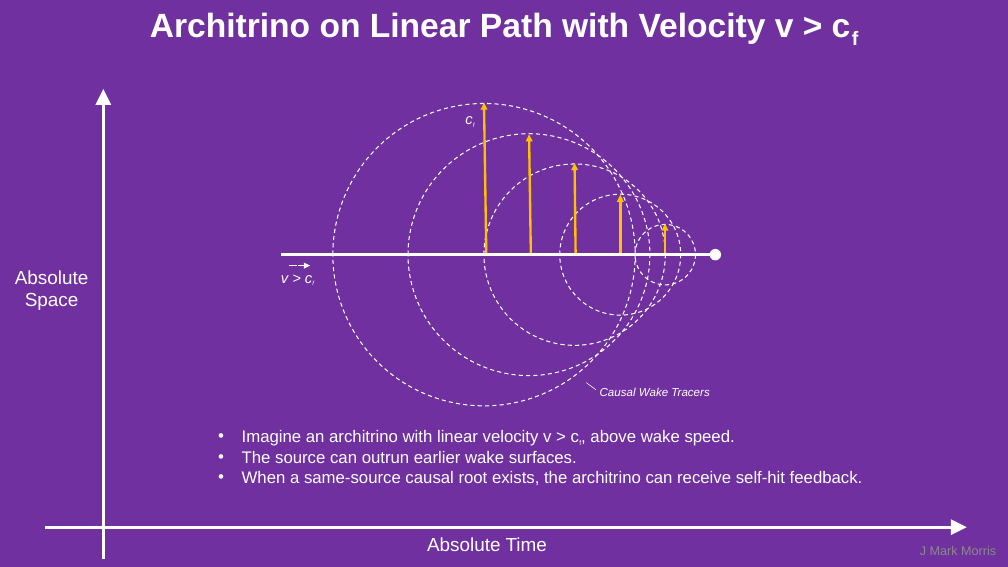
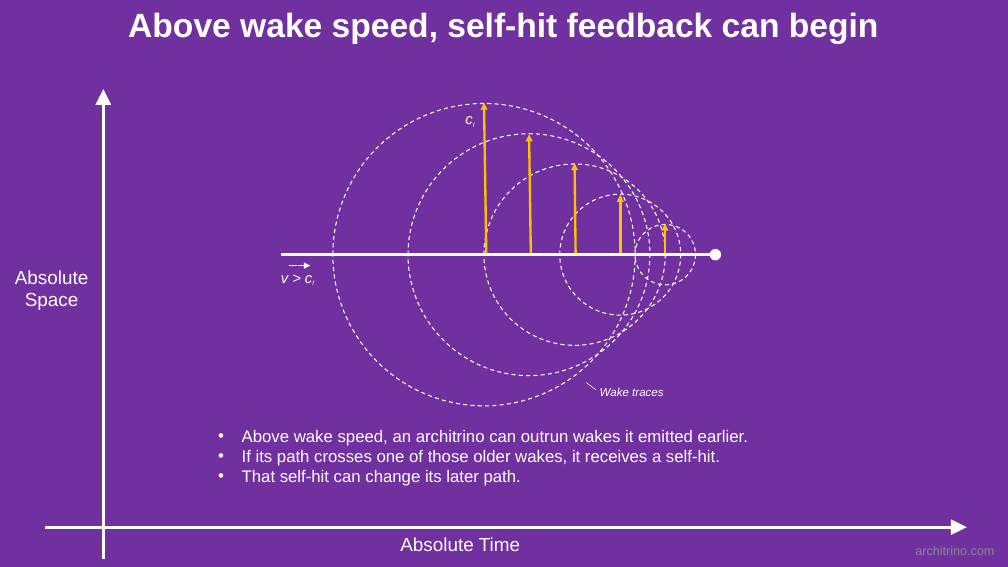
Before and after one commit to jmarkmorris/architrino, a slide deck: slide 7 of reference/archie/presentations/NPQG Fundamentals - Paths.pptx. Drawn at 1008x567 pixels with LibreOffice and Linux fonts; fonts in the diff are those of the drawing. Boxes give left, top, right and bottom in pixels: in the first picture for what was removed or moved away, otherwise in the second. Text is boxed around its words. In the diff, an @@ line names an element or a change of style, - is before the commit and + after.

```diff
--- a/reference/archie/presentations/NPQG Fundamentals - Paths.pptx
+++ b/reference/archie/presentations/NPQG Fundamentals - Paths.pptx
@@ text at bbox=[128, 12, 878, 44]: text changed @@
-Architrino on Linear Path with Velocity v > cf
+Above wake speed, self-hit feedback can begin
@@ text at bbox=[600, 387, 663, 396]: text changed @@
-Causal Wake Tracers
+Wake traces
@@ text at bbox=[242, 430, 748, 486]: text changed @@
-• Imagine an architrino with linear velocity v > cf, above wake speed.
-• The source can outrun earlier wake surfaces.
-• When a same-source causal root exists, the architrino can receive self-hit feedback.
+• Above wake speed, an architrino can outrun wakes it emitted earlier.
+• If its path crosses one of those older wakes, it receives a self-hit.
+• That self-hit can change its later path.
@@ text "Absolute Time": place and size @@
-text "Absolute Time" at bbox=[427, 537, 547, 551]
+text "Absolute Time" at bbox=[400, 537, 520, 551]
@@ text at bbox=[915, 546, 994, 555]: text changed @@
-J Mark Morris
+architrino.com
```
Also in this commit, not shown: 12 other slides changed, 35 other files.
